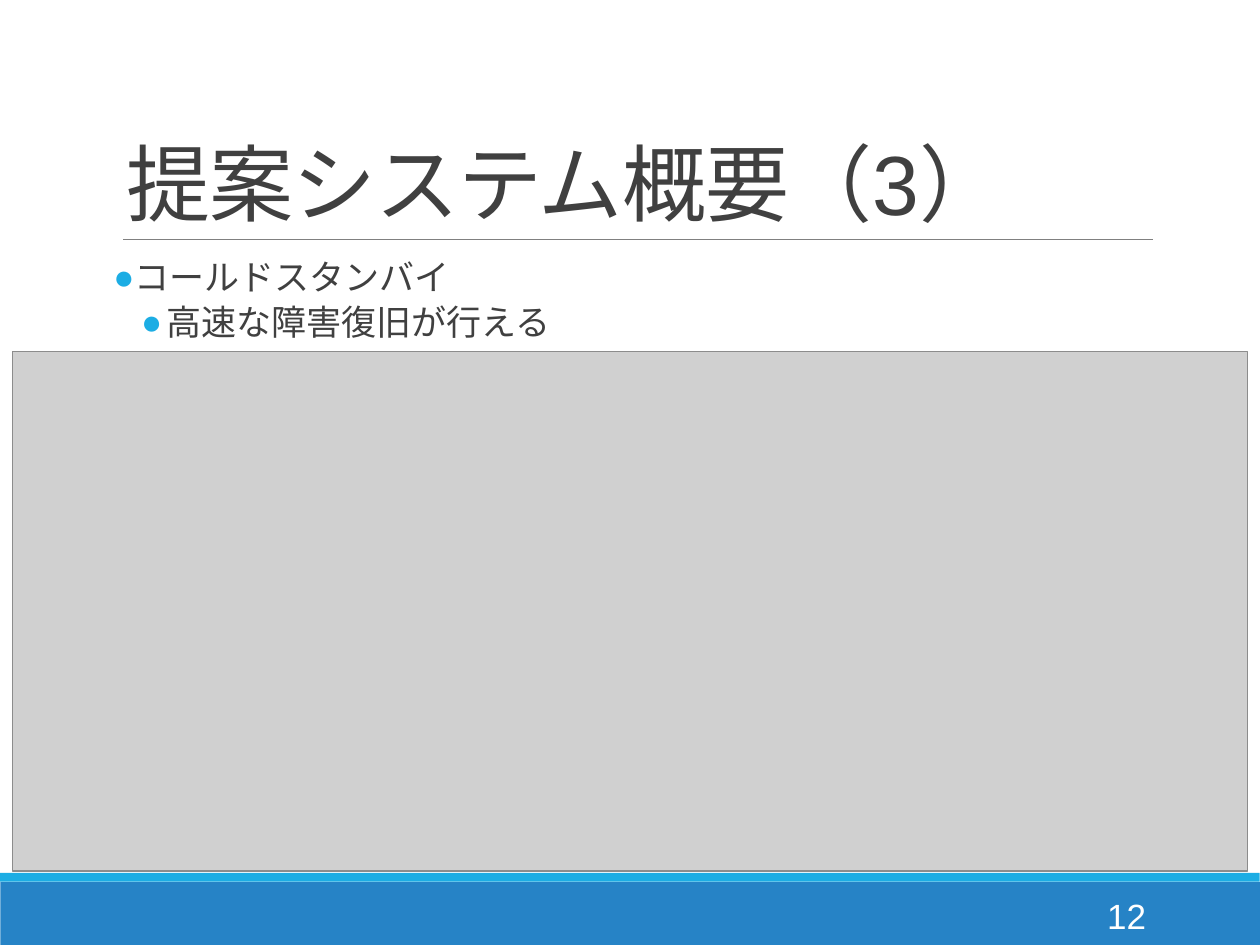
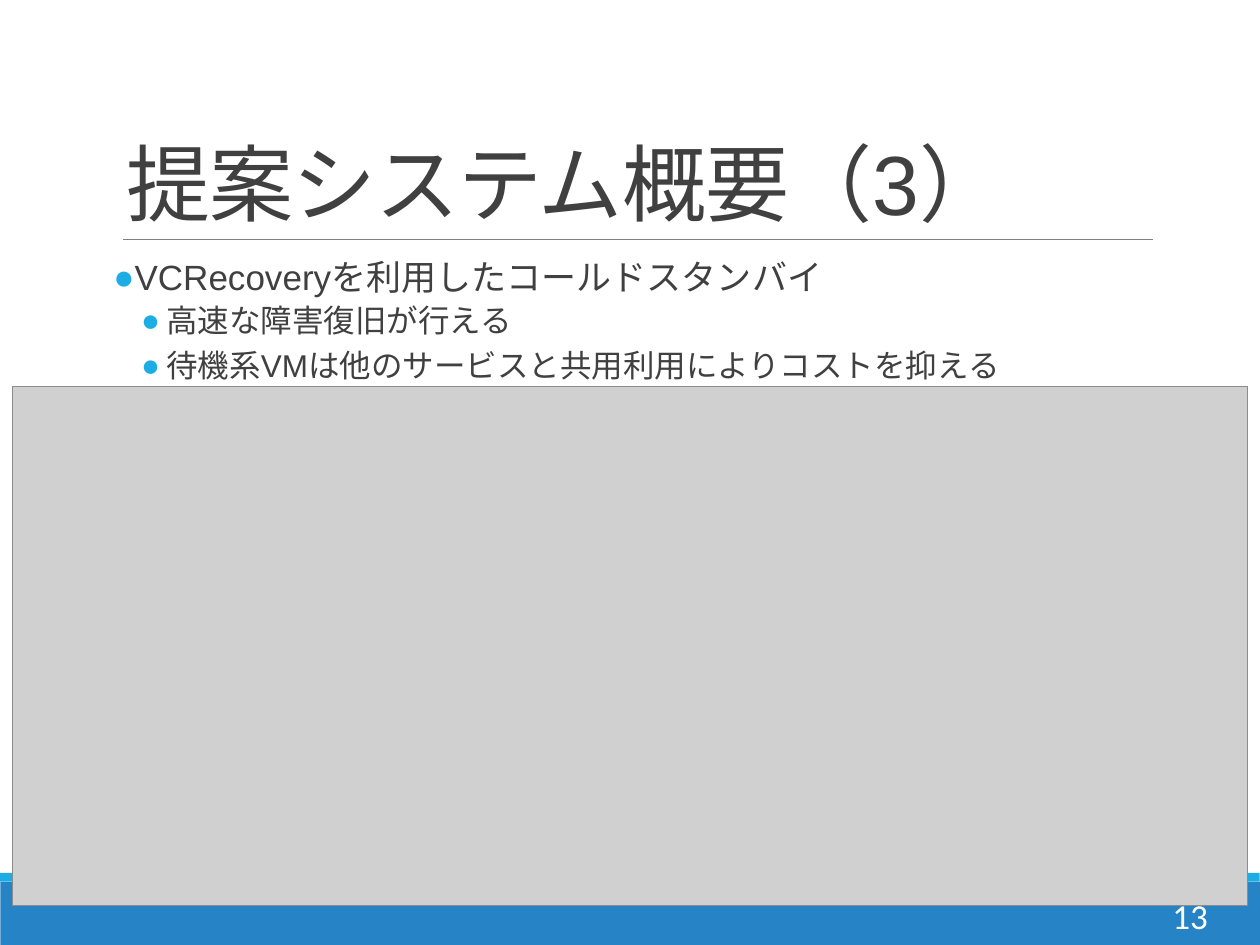
Before and after one commit to Kota0823/Document, a slide deck: slide 13 of 輪講2019-1_鈴木洸太.pptx (slide 12 before the commit). Drawn at 1260x945 pixels with LibreOffice and Linux fonts; fonts in the diff are those of the drawing; grey boxes stand for pictures. Boxes give left, top, right and bottom in pixels: in the first picture for what was removed or moved away, otherwise in the second. Text is boxed around its words. In the diff, an @@ line names an element or a change of style, - is before the commit and + after.

```diff
--- a/輪講2019-1_鈴木洸太.pptx
+++ b/輪講2019-1_鈴木洸太.pptx
@@ text at (x1=113, y1=262, x2=822, y2=298): text changed @@
-● コールドスタンバイ
+● VCRecoveryを利用したコールドスタンバイ
@@ text at (x1=166, y1=305, x2=999, y2=380): size 20 to 18 pt in "高速な障害復旧が行える", "待機系VMは他のサービスと共用利用によりコストを抑える" @@
@@ picture moved from (x1=13, y1=352, x2=1247, y2=871) to (x1=13, y1=387, x2=1247, y2=906) @@
@@ page number at (x1=1172, y1=900, x2=1207, y2=930): text changed; font Arial to Calibri @@
-12
+13
```
Also in this commit, not shown: 30 other slides changed, 2 slides added.
